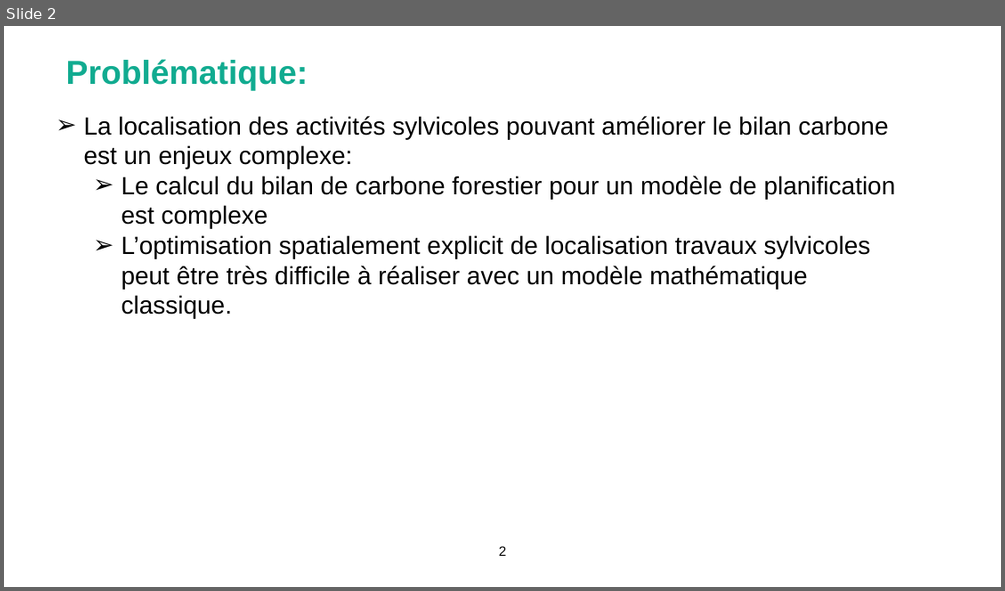
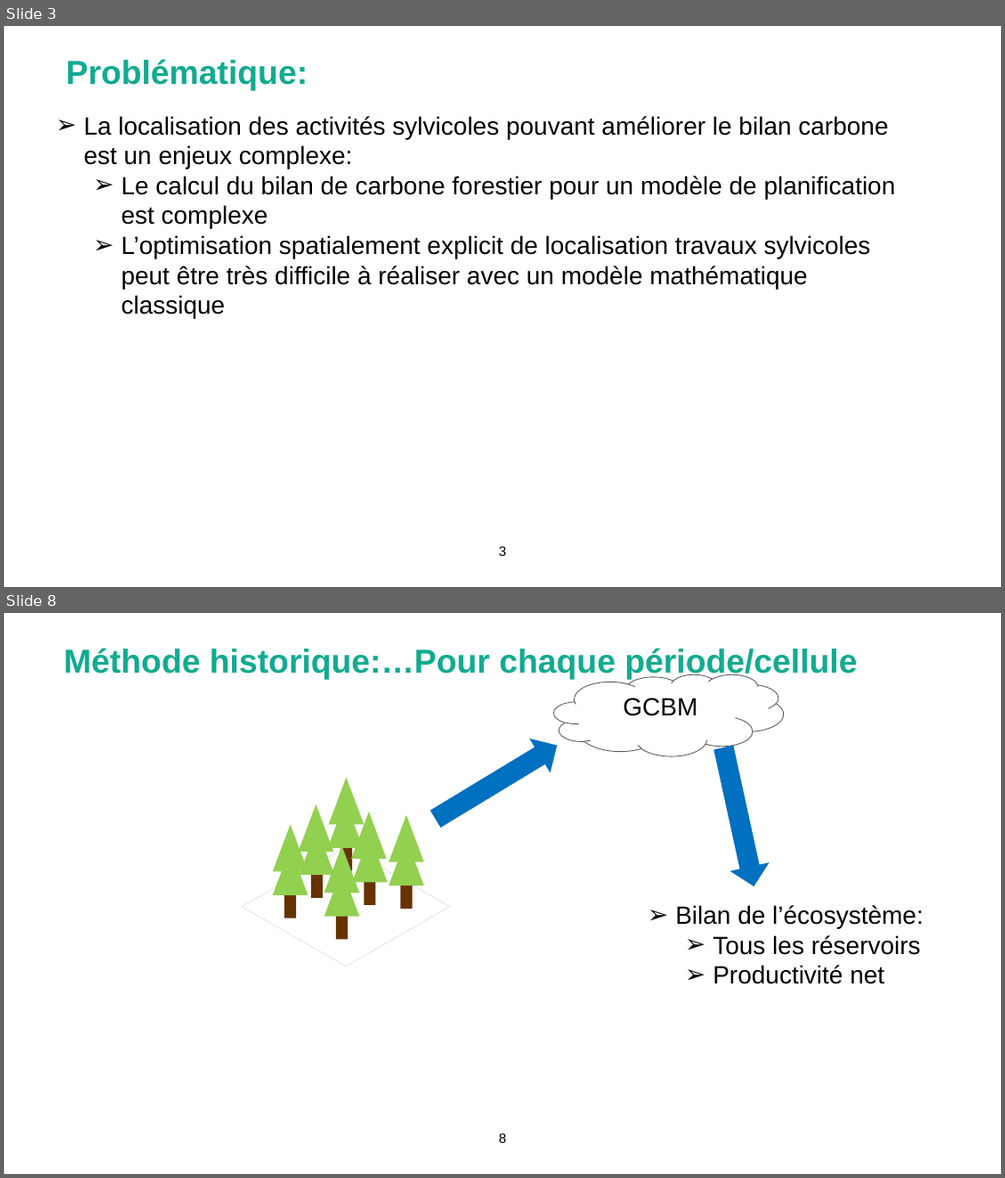
Before and after one commit to Bureau-du-Forestier-en-chef/FMT, a slide deck: Documentation/FORAC_carbone.pptx. Shown one above the other, each under a label of ours: slide 2 before the commit, slides 3 and 8 after it; the slides between them are not shown. The pictures are 1005x591 and 1005x1178 pixels, drawn with LibreOffice and Linux fonts; fonts in the diff are those of the drawing; background and template pictures are left out. Boxes give left, top, right and bottom in pixels: in the first picture for what was removed or moved away, otherwise in the second. Text is boxed around its words. In the diff, an @@ line names an element or a change of style, - is before the commit and + after.

```diff
--- a/Documentation/FORAC_carbone.pptx
+++ b/Documentation/FORAC_carbone.pptx
@@ slide 8 added at (4, 613, 1001, 1174), background picture (left out) @@
@@ title added at (64, 648, 857, 680), 32 pt, text #11AB90, bold @@
+Méthode historique:…Pour chaque période/cellule
@@ cloud added at (554, 674, 783, 755), fill #FFFFFF, outline #595959 0.75 pt, 24 pt, text #000000 @@
+GCBM
@@ down arrow added at (425, 728, 567, 836), fill #0070C0 @@
@@ down arrow added at (704, 744, 774, 891), fill #0070C0 @@
@@ triangle added at (329, 778, 364, 825), fill #92D050 @@
@@ triangle added at (273, 825, 307, 872), fill #92D050 @@
@@ triangle added at (299, 804, 334, 852), fill #92D050 @@
@@ triangle added at (328, 801, 363, 848), fill #92D050 @@
@@ triangle added at (351, 811, 386, 859), fill #92D050 @@
@@ triangle added at (389, 815, 424, 862), fill #92D050 @@
@@ rectangle added at (270, 831, 418, 978), outline #000000 2.25 pt @@
@@ triangle added at (273, 848, 307, 895), fill #92D050 @@
@@ triangle added at (299, 827, 334, 875), fill #92D050 @@
@@ triangle added at (324, 845, 359, 892), fill #92D050 @@
@@ rectangle added at (340, 841, 353, 870), fill #663300 @@
@@ triangle added at (353, 835, 388, 882), fill #92D050 @@
@@ triangle added at (389, 839, 424, 886), fill #92D050 @@
@@ rectangle added at (310, 868, 323, 898), fill #663300 @@
@@ triangle added at (324, 869, 359, 916), fill #92D050 @@
@@ rectangle added at (364, 876, 376, 905), fill #663300 @@
@@ rectangle added at (400, 879, 413, 908), fill #663300 @@
@@ rectangle added at (284, 888, 297, 917), fill #663300 @@
@@ text added at (675, 905, 923, 984), 24 pt, text #000000 @@
+  ➢ Bilan de l’écosystème:
+    ➢ Tous les réservoirs
+    ➢ Productivité net
@@ rectangle added at (336, 910, 348, 939), fill #663300 @@
@@ page number added at (499, 1133, 506, 1143), 13 pt, text #000000 @@
+8
@@ what was slide 2 is now slide 3 @@
@@ slide 3 changed as well @@
@@ text at (121, 235, 871, 318): text changed @@
-    ➢ L’optimisation spatialement explicit de localisation travaux sylvicoles peut être très difficile à réaliser avec un modèle mathématique classique.
+    ➢ L’optimisation spatialement explicit de localisation travaux sylvicoles peut être très difficile à réaliser avec un modèle mathématique classique
@@ page number at (499, 546, 506, 556): text changed @@
-2
+3
```
Also in this commit, not shown: 1 other slide changed, 11 other slides added, 1 slide removed, 21 other files.
